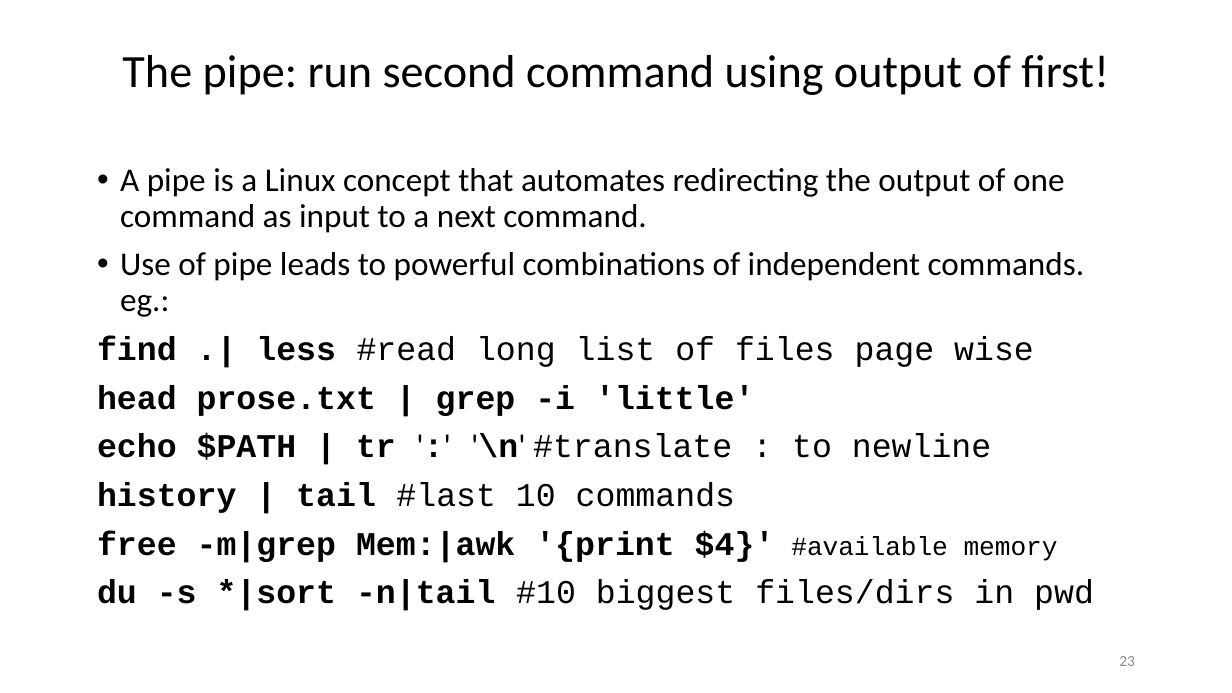
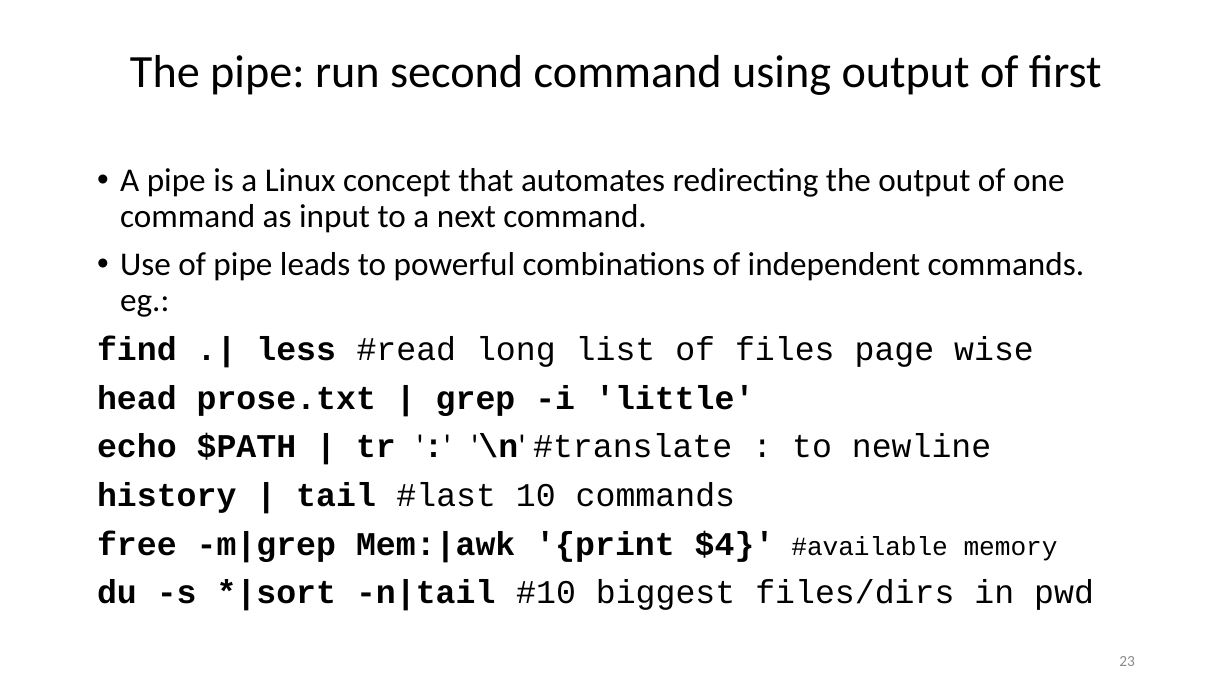
Before and after one commit to ketancmaheshwari/lisa19, a slide deck: slide 23 of lpt_LISA.pptx. Drawn at 1232x693 pixels with LibreOffice and Linux fonts; fonts in the diff are those of the drawing. Boxes give left, top, right and bottom in pixels: in the first picture for what was removed or moved away, otherwise in the second. Text is boxed around its words. In the diff, an @@ line names an element or a change of style, - is before the commit and + after.

```diff
--- a/lpt_LISA.pptx
+++ b/lpt_LISA.pptx
@@ title at (130, 55, 1102, 95): text changed @@
-The pipe: run second command using output of first!
+The pipe: run second command using output of first
```
Also in this commit, not shown: 19 other slides changed, 1 other file.
